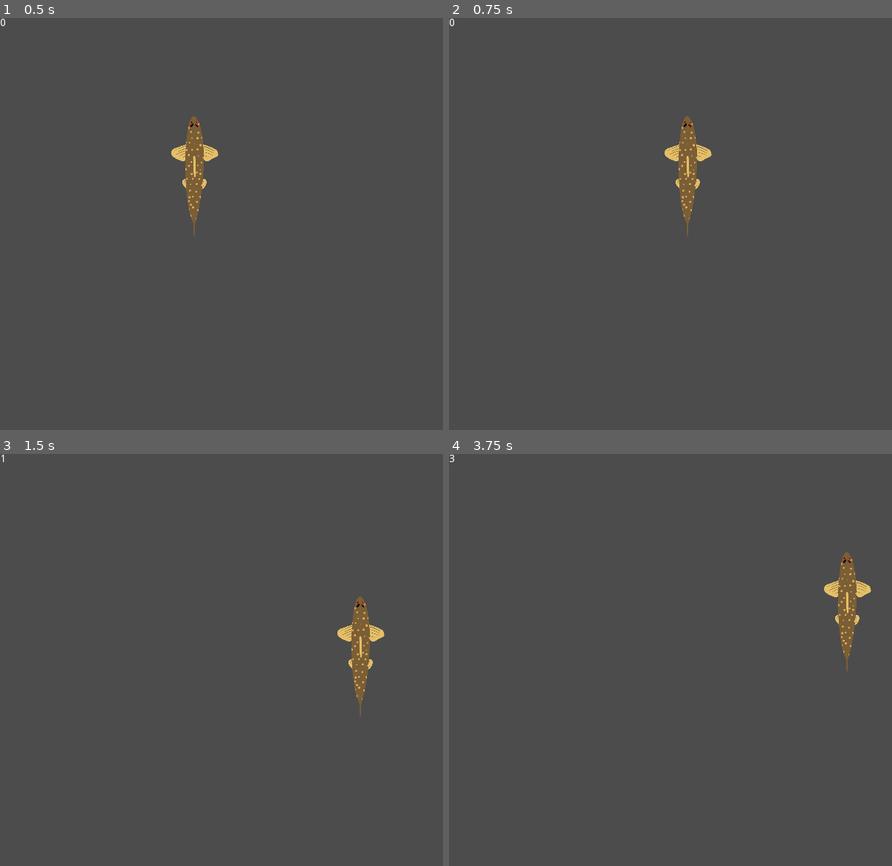
Above: before the commit, frames 1-4 (two rows, left to right).
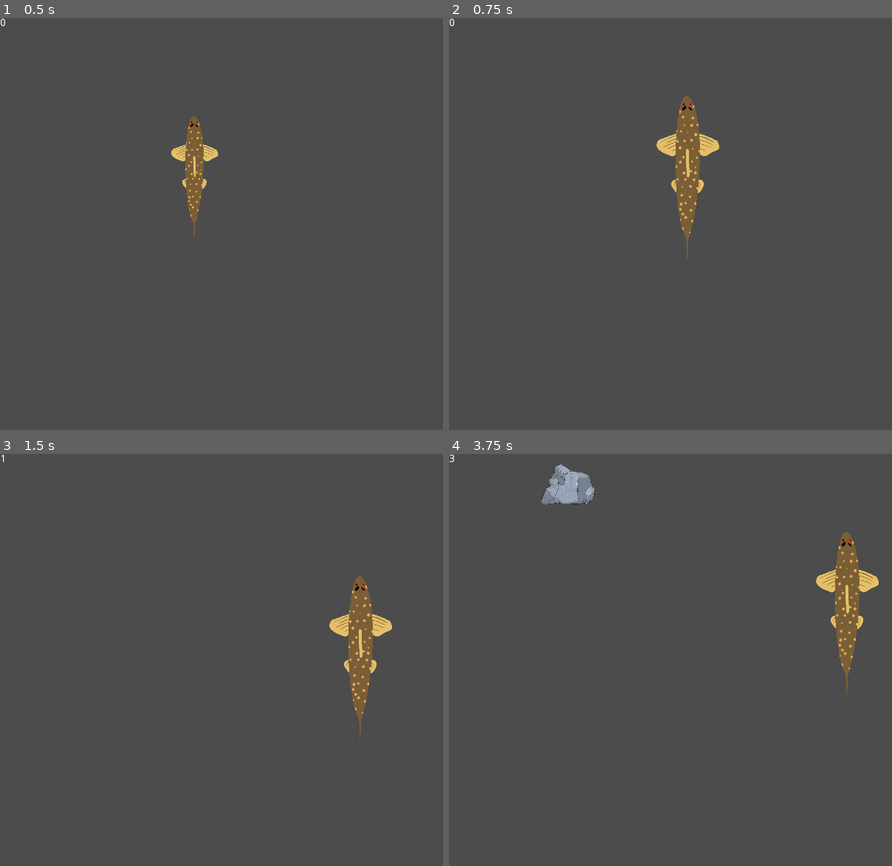
Above: after the commit, the same moments.

Repository: agoryu/NexunterProject
Game: Godot game, scene res://Scenes/Game.tscn
The game is run twice, just before and just after one commit, with the same random seed, the same clock (stepped at 60 frames per second) and the same inputs.
Inputs:
- Up to frame 1 (0.5 s): no input
- Up to frame 2 (0.75 s): tap Enter (ui_accept) at 0.5 s; hold Right (ui_right) from 0.53 s (still down); hold Enter (ui_accept) from 0.53 s (still down)
- Up to frame 3 (1.5 s): release Right (ui_right) at 1.28 s; release Enter (ui_accept) at 1.28 s; hold Down (ui_down) from 1.28 s (still down); tap Enter (ui_accept) at 1.35 s
- Up to frame 4 (3.75 s): tap Enter (ui_accept) at 1.52, 1.82, 2.85, 3.02, 3.32 s; release Down (ui_down) at 2.03 s; hold Right (ui_right) 2.03-2.78 s; hold Enter (ui_accept) 2.03-2.78 s; hold Up (ui_up) 2.78-3.53 s; hold Left (ui_left) from 3.53 s (still down); hold Enter (ui_accept) from 3.53 s (still down)

Frame 1 is identical in both runs. In frame 2, 1.2% of the frame differs, in the area x 46-61%, y 18-59%; in frame 3, 1.2%; in frame 4, 2.0%, in the area x 20-97%, y 2-59%.

Commit message:
add rock

Diff:
--- a/Scenes/Characters/Player.tscn
+++ b/Scenes/Characters/Player.tscn
@@ -15,6 +15,7 @@
 } ]
 
 [node name="Player" type="KinematicBody2D"]
+collision_mask = 2
 script = ExtResource( 1 )
 
 [node name="CollisionShape2D" type="CollisionShape2D" parent="."]
@@ -24,3 +25,9 @@
 [node name="AnimatedSprite" type="AnimatedSprite" parent="."]
 scale = Vector2( 0.15, 0.15 )
 frames = SubResource( 2 )
+
+[node name="JumpTimer" type="Timer" parent="."]
+wait_time = 0.5
+one_shot = true
+
+[connection signal="timeout" from="JumpTimer" to="." method="_on_JumpTimer_timeout"]
--- a/Scenes/Game.tscn
+++ b/Scenes/Game.tscn
@@ -15,8 +15,10 @@
 
 [node name="UI" parent="." instance=ExtResource( 4 )]
 
-[node name="Timer" type="Timer" parent="."]
+[node name="TimerScore" type="Timer" parent="."]
 autostart = true
 
+[node name="AudioStreamPlayer2D" type="AudioStreamPlayer2D" parent="."]
+
 [connection signal="update_scrore" from="." to="UI" method="_on_Game_update_scrore"]
-[connection signal="timeout" from="Timer" to="." method="_on_Timer_timeout"]
+[connection signal="timeout" from="TimerScore" to="." method="_on_Timer_timeout"]
--- a/Scenes/Levels/Level.tscn
+++ b/Scenes/Levels/Level.tscn
@@ -1,3 +1,24 @@
-[gd_scene format=2]
+[gd_scene load_steps=3 format=2]
+
+[ext_resource path="res://Scripts/Levels/Level.gd" type="Script" id=1]
+
+[sub_resource type="Curve2D" id=1]
+_data = {
+"points": PoolVector2Array( 0, 0, 0, 0, 600, 0, 0, 0, 0, 0, 0, 0 )
+}
 
 [node name="Level" type="Node2D"]
+script = ExtResource( 1 )
+
+[node name="ObjectSpawner" type="Path2D" parent="."]
+curve = SubResource( 1 )
+
+[node name="PathFollow2D" type="PathFollow2D" parent="ObjectSpawner"]
+position = Vector2( 600, 0 )
+rotation = 3.14159
+
+[node name="Timer" type="Timer" parent="."]
+wait_time = 3.0
+autostart = true
+
+[connection signal="timeout" from="Timer" to="." method="_on_Timer_timeout"]
--- /dev/null
+++ b/Scenes/Objects/Rock.tscn
@@ -0,0 +1,21 @@
+[gd_scene load_steps=4 format=2]
+
+[ext_resource path="res://Assets/Objects/Rock.png" type="Texture" id=1]
+[ext_resource path="res://Scripts/Objects/Rock.gd" type="Script" id=2]
+
+[sub_resource type="RectangleShape2D" id=1]
+extents = Vector2( 28, 20 )
+
+[node name="Rock" type="Area2D"]
+collision_layer = 2
+script = ExtResource( 2 )
+
+[node name="Sprite" type="Sprite" parent="."]
+scale = Vector2( 0.1, 0.1 )
+texture = ExtResource( 1 )
+
+[node name="CollisionShape2D" type="CollisionShape2D" parent="."]
+position = Vector2( 4, 4 )
+shape = SubResource( 1 )
+
+[connection signal="body_shape_entered" from="." to="." method="_on_Rock_body_shape_entered"]
--- a/Scenes/Screens/UI.tscn
+++ b/Scenes/Screens/UI.tscn
@@ -3,6 +3,7 @@
 [ext_resource path="res://Scripts/Screens/UI.gd" type="Script" id=1]
 
 [node name="UI" type="Control"]
+pause_mode = 2
 anchor_right = 1.0
 anchor_bottom = 1.0
 script = ExtResource( 1 )
@@ -11,3 +12,19 @@
 margin_right = 128.0
 margin_bottom = 24.0
 text = "0"
+
+[node name="GameOver" type="Control" parent="."]
+visible = false
+anchor_right = 1.0
+anchor_bottom = 1.0
+
+[node name="Label" type="Label" parent="GameOver"]
+anchor_left = 0.5
+anchor_top = 0.5
+anchor_right = 0.5
+anchor_bottom = 0.5
+margin_left = -38.0
+margin_top = -7.0
+margin_right = 38.0
+margin_bottom = 7.0
+text = "GAME OVER"
--- a/Scripts/Characters/Player.gd
+++ b/Scripts/Characters/Player.gd
@@ -1,6 +1,10 @@
 extends KinematicBody2D
 
 onready var view : = get_viewport_rect()
+onready var animated_sprite = $AnimatedSprite
+onready var jump_timer = $JumpTimer
+onready var collision_shape = $CollisionShape2D
+
 var velocity
 var speed : float = 300.0
 
@@ -16,6 +20,20 @@
 	elif Input.is_action_pressed("ui_up"):
 		direction.y = -1
 
+	if (Input.is_action_pressed("ui_accept")):
+		jump()
+
 	velocity = direction.normalized() * speed
 	position.x = clamp(position.x + velocity.x  * delta, 0, view.size.x)
 	position.y = clamp(position.y + velocity.y * delta, 0, view.size.y)
+
+func jump():
+	animated_sprite.scale.x = 0.2
+	animated_sprite.scale.y = 0.2
+	collision_shape.disabled = true
+	jump_timer.start()
+
+func _on_JumpTimer_timeout():
+	animated_sprite.scale.x = 0.15
+	animated_sprite.scale.y = 0.15
+	collision_shape.disabled = false
--- a/Scripts/Game.gd
+++ b/Scripts/Game.gd
@@ -1,6 +1,10 @@
 extends Node2D
 
+signal game_over_signal
 signal update_scrore
+
+onready var timer_score = $TimerScore
+onready var tree := get_tree()
 
 var score : int
 
@@ -9,4 +13,10 @@
 
 func _on_Timer_timeout():
 	score += 1
+	print(score)
 	emit_signal("update_scrore", score)
+
+func game_over():
+	#timer_score.stop()
+	tree.paused = true
+	emit_signal("game_over_signal")
--- /dev/null
+++ b/Scripts/Levels/Level.gd
@@ -0,0 +1,12 @@
+extends Node2D
+
+onready var rock := preload("res://Scenes/Objects/Rock.tscn")
+
+onready var path := $ObjectSpawner/PathFollow2D
+
+
+func _on_Timer_timeout():
+	path.offset = randi()
+	var new_rock = rock.instance()
+	new_rock.position = path.position
+	add_child(new_rock)
--- /dev/null
+++ b/Scripts/Objects/Rock.gd
@@ -0,0 +1,16 @@
+extends Area2D
+
+export var minSpeed : float = 50
+export var maxSpeed : float = 80
+
+var speed : float = 0.0
+
+func _ready():
+	speed = rand_range(minSpeed, maxSpeed)
+
+func _physics_process(delta):
+	self.position.y += speed * delta
+
+
+func _on_Rock_body_shape_entered(body_rid, body, body_shape_index, local_shape_index):
+	Game.game_over()
--- a/Scripts/Screens/UI.gd
+++ b/Scripts/Screens/UI.gd
@@ -1,6 +1,13 @@
 extends Control
 
 onready var score_label = $Score
+onready var game_over_node = $GameOver
+
+func _ready():
+	Game.connect("game_over_signal", self, "game_over")
 
 func _on_Game_update_scrore(score : int):
 	$Score.text = "%s" % score
+
+func game_over():
+	game_over_node.visible = true
Binary file added: Assets/Objects/Buche.png
Not shown, added: Assets/Objects/Buche.png.import
Binary file added: Assets/Objects/Rock.png
Not shown, added: Assets/Objects/Rock.png.import
Not shown, added: Assets/Musics/Truite.m4a
